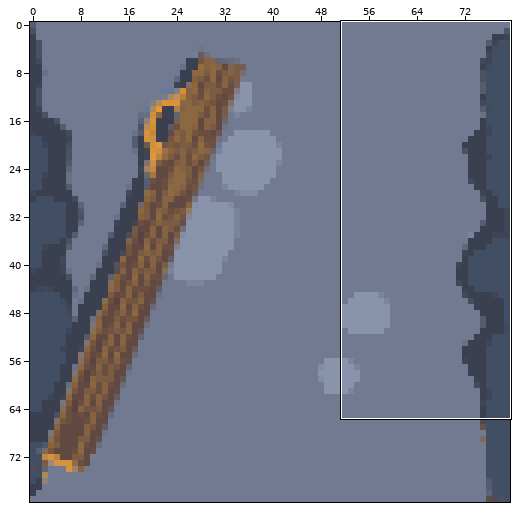
Sprite sheet -- godot/assets/sprites/custom_jo_art/Open door.png. Above, an overview of the earlier version with the close-up marked.
Close-up. As it was:
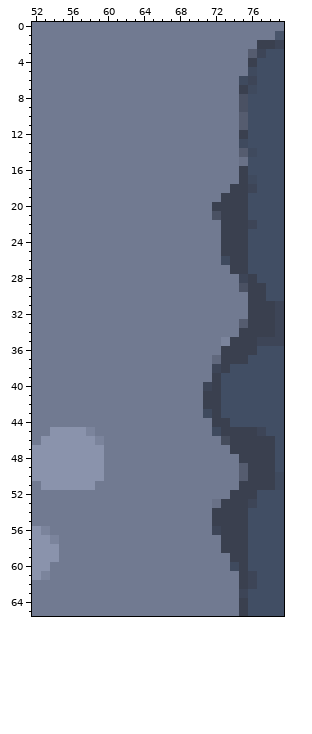
The file is 80x80 pixels. Colours within 5 levels of each other are drawn and written as one. Shown: x 52..79, y 0..65. The commit also changed other parts of the picture, which this record leaves out.
New version:
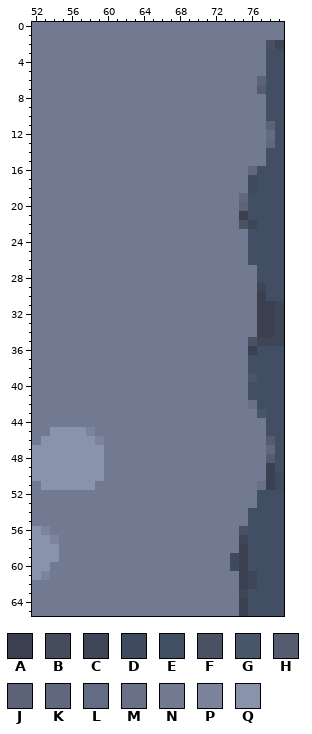
Palette (. is transparent): A #3a404f  B #454c5c  C #3d4557  D #3f4a5e  E #414e64  F #4a5163  G #49556b  H #555c6f  J #5c6377  K #60687d  L #626c83  M #697187  N #717a91  P #7b849c  Q #8a93ac
Changes in this commit:
@@ x 69..79 @@
  0 NNNNNNNNNNN
- 1 NNNNNNNNNNG
- 2 NNNNNNNNAAC
- 3 NNNNNNNHCEE
- 4 NNNNNNNAEEE
- 5 NNNNNNNDEEE
- 6 NNNNNNDCEEE
- 7 NNNNNNADEEE
- 8 NNNNNNFEEEE
- 9 NNNNNNFEEEE
-10 NNNNNNHEEEE
-11 NNNNNNHEEEE
-12 NNNNNNAEEEE
-13 NNNNNNDEEEE
-14 NNNNNNHDEEE
-15 NNNNNNMEEEE
-16 NNNNNNAEEEE
-17 NNNNNNADEEE
-18 NNNNNAACEEE
-19 NNNNAAAEEEE
-20 NNNAAAAEEEE
-21 NNNFAAAEEEE
-22 NNNNAAACEEE
-23 NNNNAAAEEEE
-24 NNNNAAAEEEE
-25 NNNNAAAEEEE
-26 NNNNDAAEEEE
-27 NNNNNAAEEEE
-28 NNNNNNCAEEE
-29 NNNNNNFAAEE
-30 NNNNNNNAAEE
-31 NNNNNNNAAAC
-32 NNNNNNNAAAC
-33 NNNNNNHAAAC
-34 NNNNNNAAAAC
-35 NNNNPAAACCC
-36 NNNNAAAAEEE
-37 NNNKAAAEEEE
-38 NNNCAEEEEEE
-39 NNNAEEEEEEE
-40 NNCAEEEEEEE
-41 NNAAEEEEEEE
-42 NNAAEEEEEEE
-43 NNDAEEEEEEE
-44 NNNAAEEEEEE
-45 NNNDAAAACEE
-46 NNNNBAAAAAE
-47 NNNNNAAAAAE
-48 NNNNNNAAAAE
-49 NNNNNNHAAAE
-50 NNNNNNHAAAD
-51 NNNNNNAAAAD
-52 NNNNNAAAEEE
-53 NNNMAAACEEE
-54 NNNAAAAEEEE
-55 NNNAAAAEEEE
-56 NNNCAAAEEEE
-57 NNNNAAAEEEE
-58 NNNNAAAEEEE
-59 NNNNNAAEEEE
+ 1 NNNNNNNNNNN
+ 2 NNNNNNNNNFC
+ 3 NNNNNNNNNEE
+ 4 NNNNNNNNNEE
+ 5 NNNNNNNNNEE
+ 6 NNNNNNNNJEE
+ 7 NNNNNNNNHEE
+ 8 NNNNNNNNNEE
+ 9 NNNNNNNNNEE
+10 NNNNNNNNNEE
+11 NNNNNNNNNJE
+12 NNNNNNNNNLE
+13 NNNNNNNNNKE
+14 NNNNNNNNNEE
+15 NNNNNNNNNEE
+16 NNNNNNNKEEE
+17 NNNNNNNDEEE
+18 NNNNNNNDEEE
+19 NNNNNNKEEEE
+20 NNNNNNJEEEE
+21 NNNNNNAEEEE
+22 NNNNNNFCEEE
+23 NNNNNNNEEEE
+24 NNNNNNNEEEE
+25 NNNNNNNEEEE
+26 NNNNNNNEEEE
+27 NNNNNNNNEEE
+28 NNNNNNNNEEE
+29 NNNNNNNNCEE
+30 NNNNNNNNAEE
+31 NNNNNNNNAAC
+32 NNNNNNNNAAC
+33 NNNNNNNNAAC
+34 NNNNNNNNAAC
+35 NNNNNNNFCCC
+36 NNNNNNNAEEE
+37 NNNNNNNEEEE
+38 NNNNNNNEEEE
+39 NNNNNNNGEEE
+40 NNNNNNNEEEE
+41 NNNNNNNEEEE
+42 NNNNNNNMEEE
+43 NNNNNNNNGEE
+44 NNNNNNNNNEE
+45 NNNNNNNNNEE
+46 NNNNNNNNNHE
+47 NNNNNNNNNKE
+48 NNNNNNNNNHE
+49 NNNNNNNNNAE
+50 NNNNNNNNNAD
+51 NNNNNNNNMAD
+52 NNNNNNNNEEE
+53 NNNNNNNNEEE
+54 NNNNNNNEEEE
+55 NNNNNNNEEEE
+56 NNNNNNFEEEE
+57 NNNNNNCEEEE
+58 NNNNNNAEEEE
+59 NNNNNDAEEEE
 60 NNNNNDAEEEE
Where, in picture pixels (left, top, right, bottom), the same in both close-ups:
changed: (203, 31, 284, 562)
